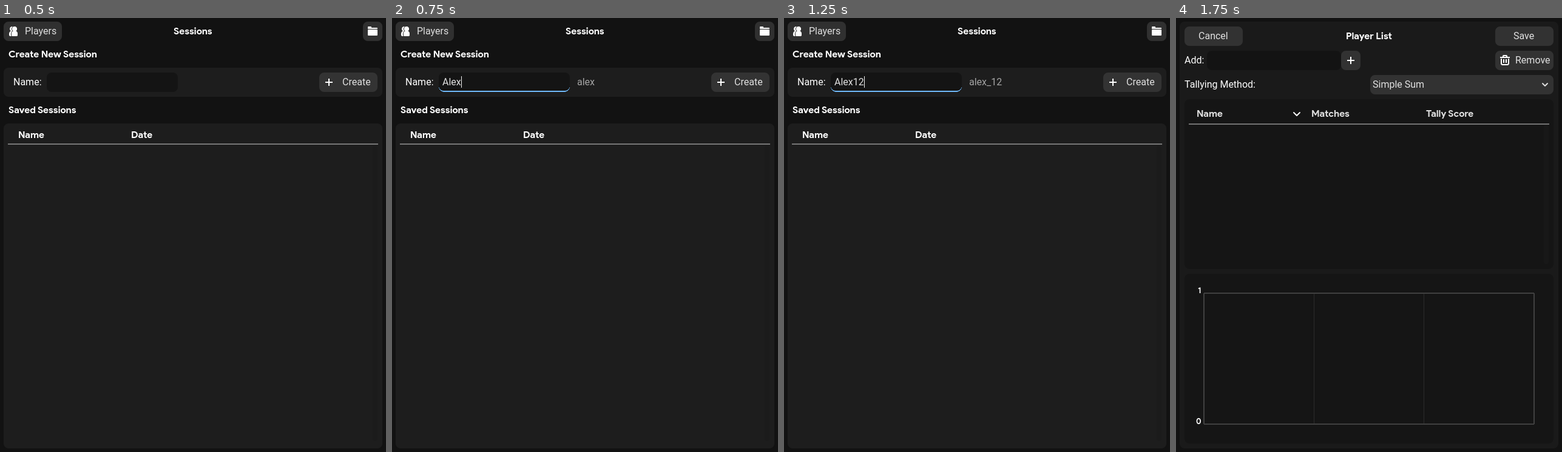
Above: before the commit, frames 1-4 (left to right).
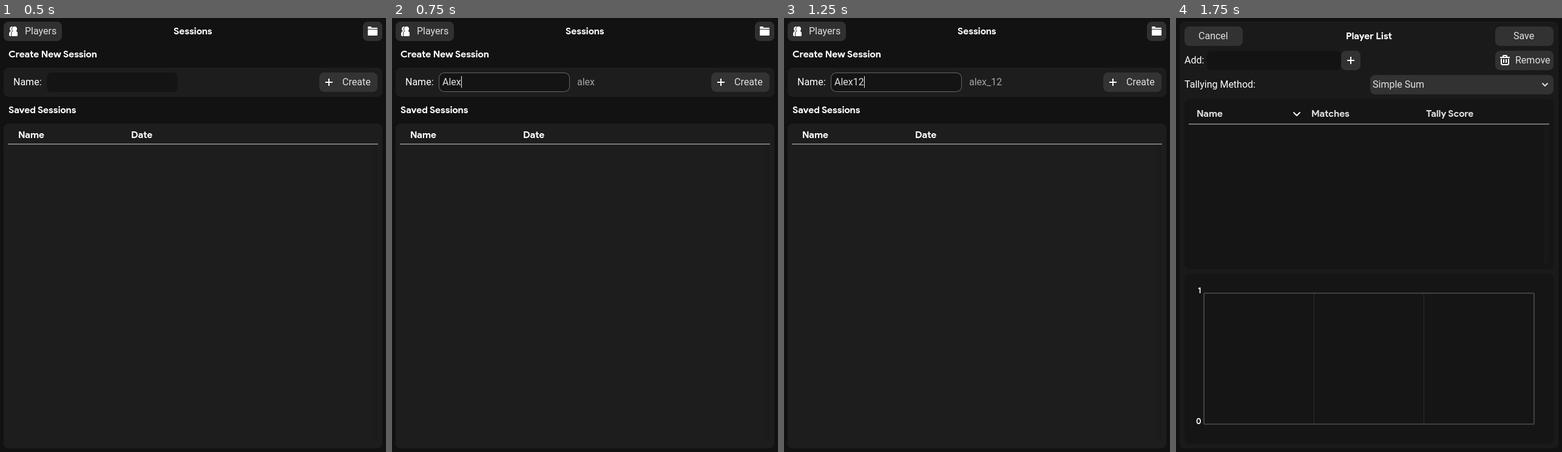
Above: after the commit, the same moments.

Repository: bububirb/point-calculator
Game: Godot game, scene res://scenes/sessions_list.tscn
Two runs of this game, one before a commit and one after it. Both use one fixed random seed, a clock stepped at 60 frames per second and the inputs below.
Inputs (mouse positions are in pixels of both pictures, inside the frame that each line leads up to):
- Up to frame 1 (0.5 s): no input
- Up to frame 2 (0.75 s): click (503, 83) at 0.52 s; type "Alex" at 0.6 s
- Up to frame 3 (1.25 s): click (880, 443) at 0.75 s; type "12" at 0.83 s
- Up to frame 4 (1.75 s): click "Players" at 1.25 s

Frame 1 is identical in both runs. In frame 2, 0.2% of the frame differs, in the area x 12-47%, y 12-18%; in frame 3, 0.2%; in frame 4, nothing differs.

Commit message:
Add files via upload

Diff:
--- a/resources/themes/default_theme_desktop.tres
+++ b/resources/themes/default_theme_desktop.tres
@@ -69,8 +69,11 @@
 [sub_resource type="StyleBoxFlat" id="StyleBoxFlat_wekoj"]
 bg_color = Color(1, 1, 1, 0.74902)
 draw_center = false
-border_width_bottom = 2
-border_color = Color(0.439216, 0.729412, 0.980392, 1)
+border_width_left = 1
+border_width_top = 1
+border_width_right = 1
+border_width_bottom = 1
+border_color = Color(0.4, 0.4, 0.4, 1)
 corner_radius_top_left = 8
 corner_radius_top_right = 8
 corner_radius_bottom_right = 8
Not shown: 7 places in resources/themes/default_theme_desktop.tres that only renumber resources
